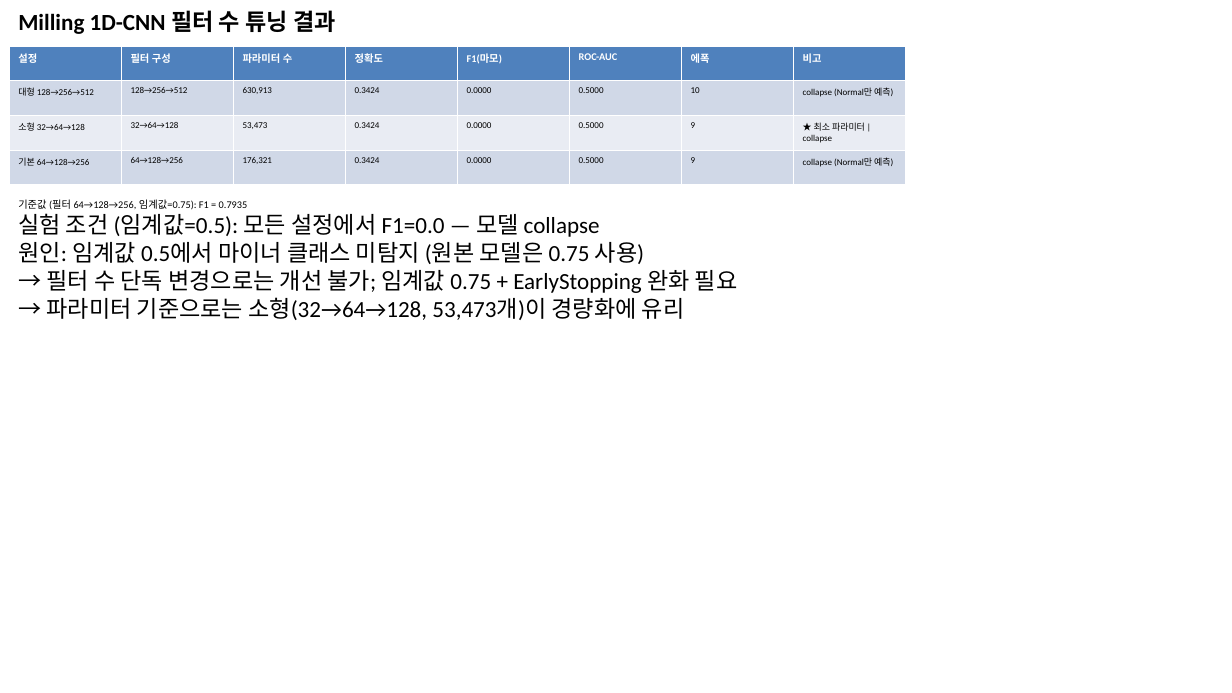
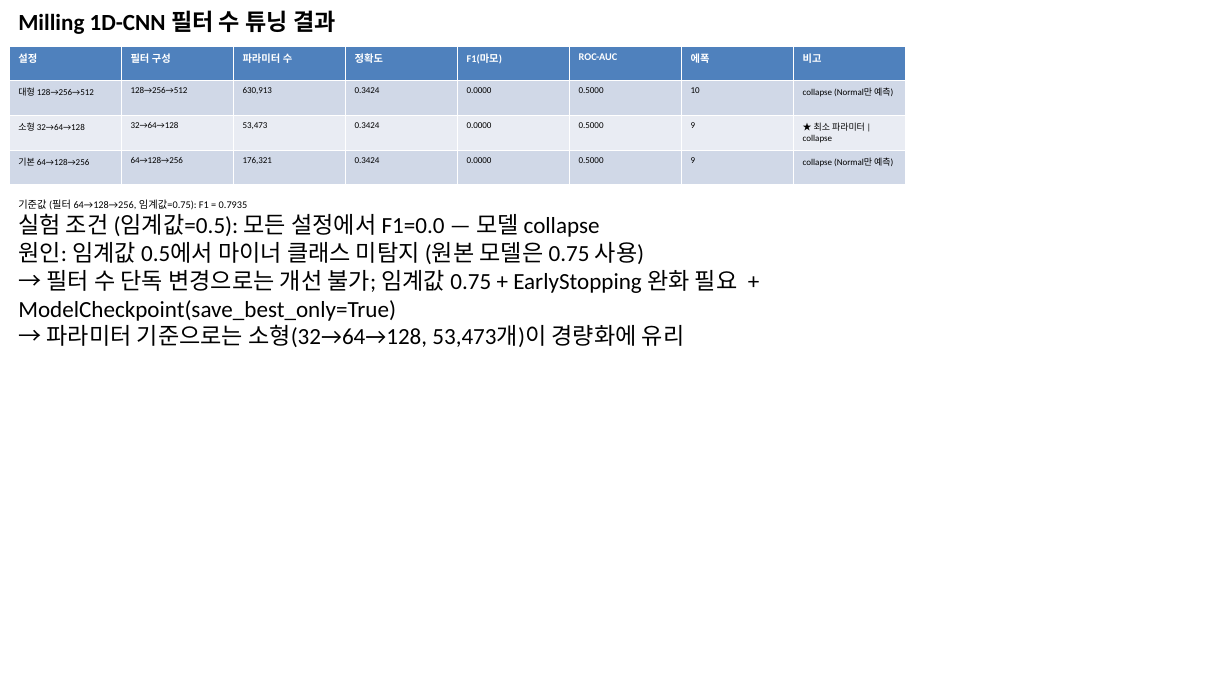
Before and after one commit to vapsnamheo-dev/AISOURCE, a slide deck: slide 18 of Homework/DL_FactoryAutomation/산출물/발표용_FEMTO_RUL_20260624.pptx. Drawn at 1232x693 pixels with LibreOffice and Linux fonts; fonts in the diff are those of the drawing. Boxes give left, top, right and bottom in pixels: in the first picture for what was removed or moved away, otherwise in the second. Text is boxed around its words. In the diff, an @@ line names an element or a change of style, - is before the commit and + after.

Commit message:
docs: 산출물 전체에 ModelCheckpoint 콜백 추가 내용 반영
EarlyStopping + ModelCheckpoint 병행 적용 내용 문서화:
- save_best_only=True, monitor=val_loss, mode=min
- 저장 경로: models/femto_ckpt_{모델명}.keras
대상: docx×8 + pptx×2

```diff
--- a/Homework/DL_FactoryAutomation/산출물/발표용_FEMTO_RUL_20260624.pptx
+++ b/Homework/DL_FactoryAutomation/산출물/발표용_FEMTO_RUL_20260624.pptx
@@ text at box(18, 270, 738, 321): text changed @@
-→ 필터 수 단독 변경으로는 개선 불가; 임계값 0.75 + EarlyStopping 완화 필요
+→ 필터 수 단독 변경으로는 개선 불가; 임계값 0.75 + EarlyStopping 완화 필요 + ModelCheckpoint(save_best_only=True)
```
Also in this commit, not shown: 2 other slides changed, 9 other files.
